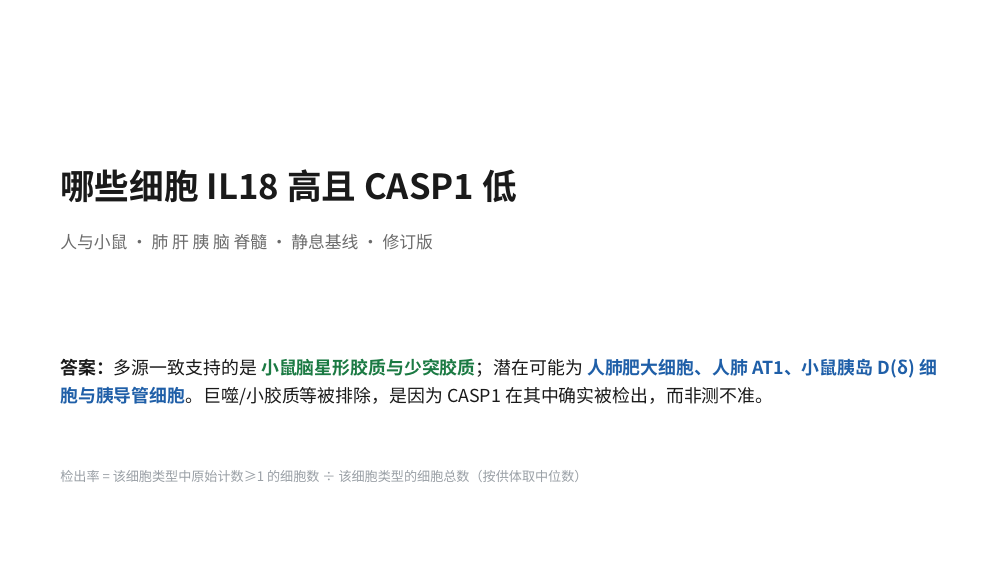
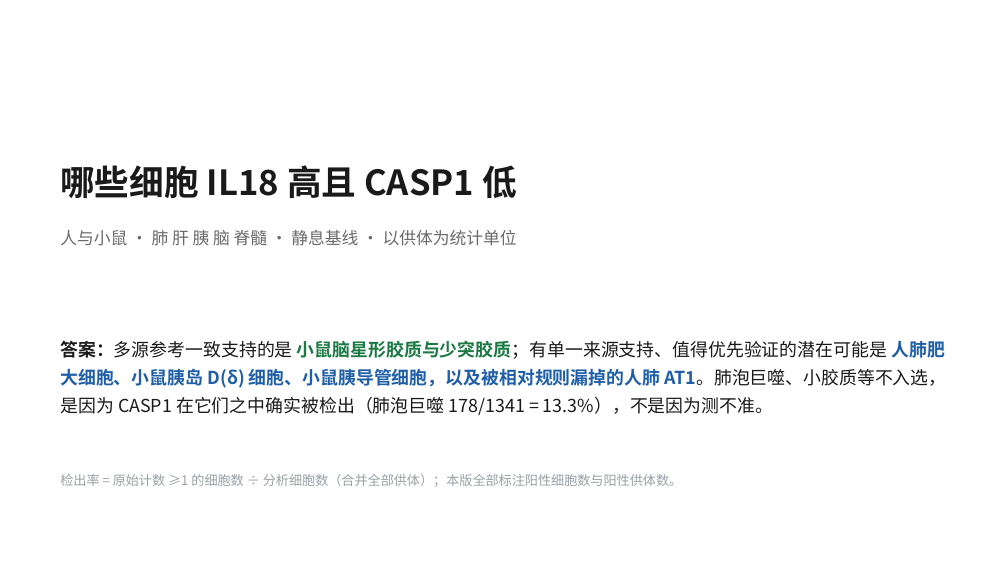
Before and after one commit to 7c96bzczcj-prog/aaa, a slide deck: slide 1 of il18_casp5organ/IL18_CASP_五器官筛选.pptx. Drawn at 1008x567 pixels with LibreOffice and Linux fonts; fonts in the diff are those of the drawing. Boxes give left, top, right and bottom in pixels: in the first picture for what was removed or moved away, otherwise in the second. Text is boxed around its words. In the diff, an @@ line names an element or a change of style, - is before the commit and + after.

```diff
--- a/il18_casp5organ/IL18_CASP_五器官筛选.pptx
+++ b/il18_casp5organ/IL18_CASP_五器官筛选.pptx
@@ text "哪些细胞 IL18 高且 CASP1 低" moved from (x1=60, y1=169, x2=517, y2=202) to (x1=60, y1=165, x2=517, y2=198) @@
@@ text at (x1=60, y1=230, x2=517, y2=246): text changed @@
-人与小鼠 · 肺 肝 胰 脑 脊髓 · 静息基线 · 修订版
+人与小鼠 · 肺 肝 胰 脑 脊髓 · 静息基线 · 以供体为统计单位
@@ text at (x1=60, y1=341, x2=946, y2=415): text changed @@
-答案：多源一致支持的是 小鼠脑星形胶质与少突胶质；潜在可能为 人肺肥大细胞、人肺 AT1、小鼠胰岛 D(δ) 细胞与胰导管细胞。巨噬/小胶质等被排除，是因为 CASP1 在其中确实被检出，而非测不准。
+答案：多源参考一致支持的是 小鼠脑星形胶质与少突胶质；有单一来源支持、值得优先验证的潜在可能是 人肺肥大细胞、小鼠胰岛 D(δ) 细胞、小鼠胰导管细胞，以及被相对规则漏掉的人肺 AT1。肺泡巨噬、小胶质等不入选，是因为 CASP1 在它们之中确实被检出（肺泡巨噬 178/1341 = 13.3%），不是因为测不准。
@@ text at (x1=60, y1=474, x2=682, y2=487): text changed @@
-检出率 = 该细胞类型中原始计数≥1 的细胞数 ÷ 该细胞类型的细胞总数（按供体取中位数）
+检出率 = 原始计数 ≥1 的细胞数 ÷ 分析细胞数（合并全部供体）；本版全部标注阳性细胞数与阳性供体数。
```
Also in this commit, not shown: 5 other slides changed, 1 slide added, 11 other files.
